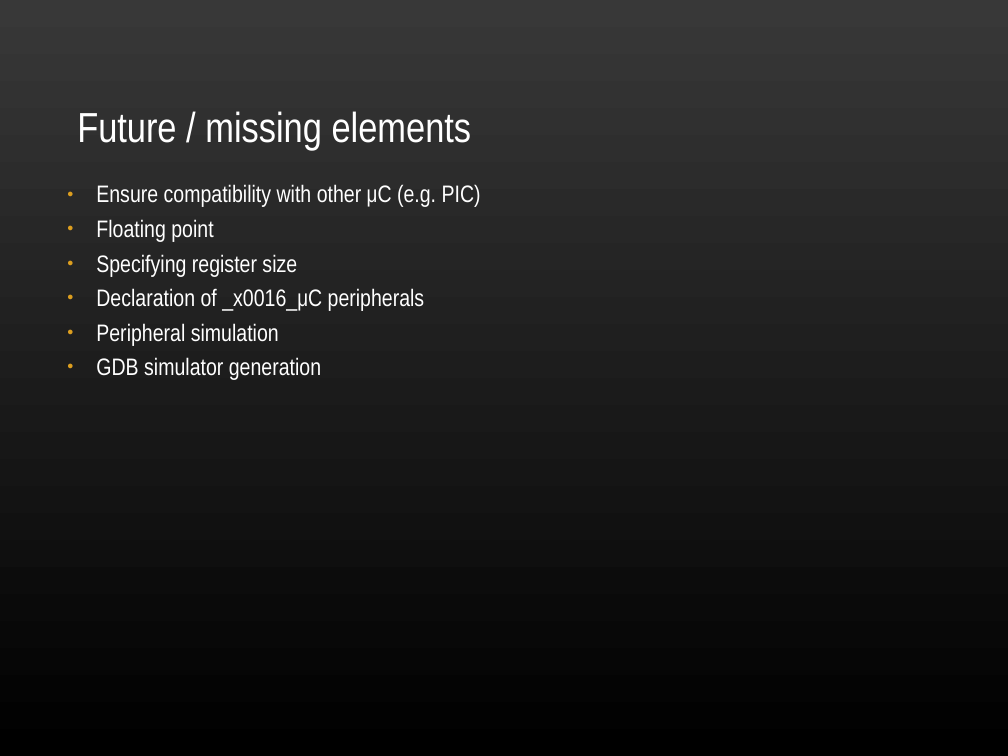
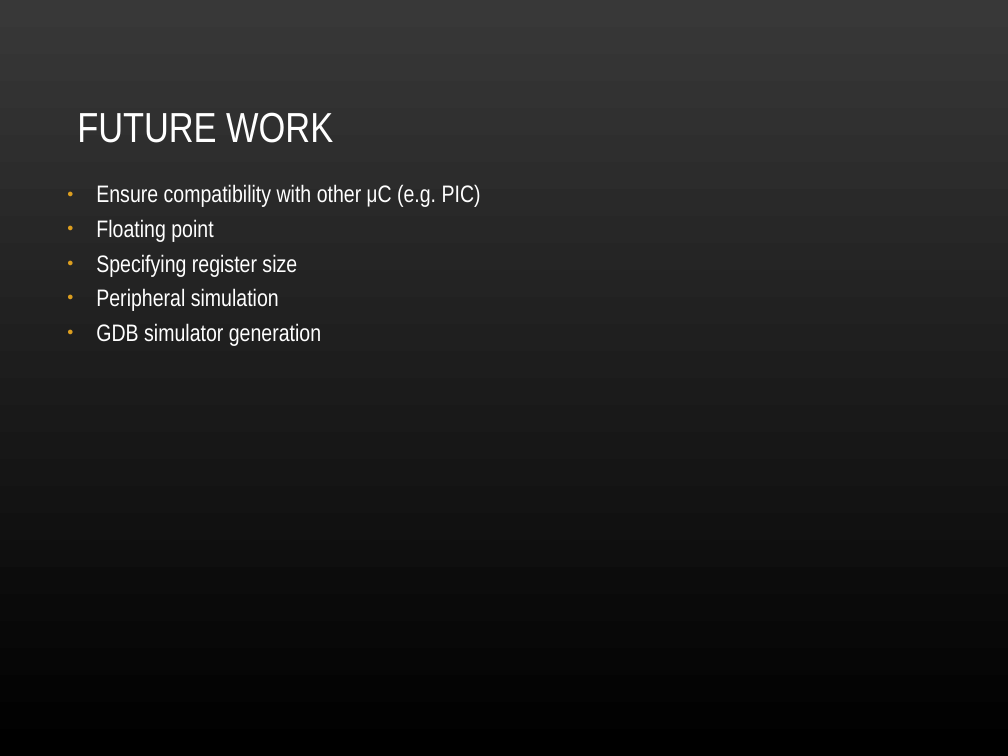
Before and after one commit to ekohl/essig, a slide deck: slide 12 of presentation/essig.ppt (slide 13 before the commit). Drawn at 1008x756 pixels with LibreOffice and Linux fonts; fonts in the diff are those of the drawing; background and template pictures are left out. Boxes give left, top, right and bottom in pixels: in the first picture for what was removed or moved away, otherwise in the second. Text is boxed around its words. In the diff, an @@ line names an element or a change of style, - is before the commit and + after.

Commit message:
Some more changes

```diff
--- a/presentation/essig.ppt
+++ b/presentation/essig.ppt
@@ title at box(77, 112, 333, 143): text changed @@
-Future / missing elements
+FUTURE WORK
@@ text at box(96, 288, 425, 311): paragraph removed @@
-● Declaration of _x0016_μC peripherals
```
Also in this commit, not shown: 4 other slides changed, 1 slide removed.
